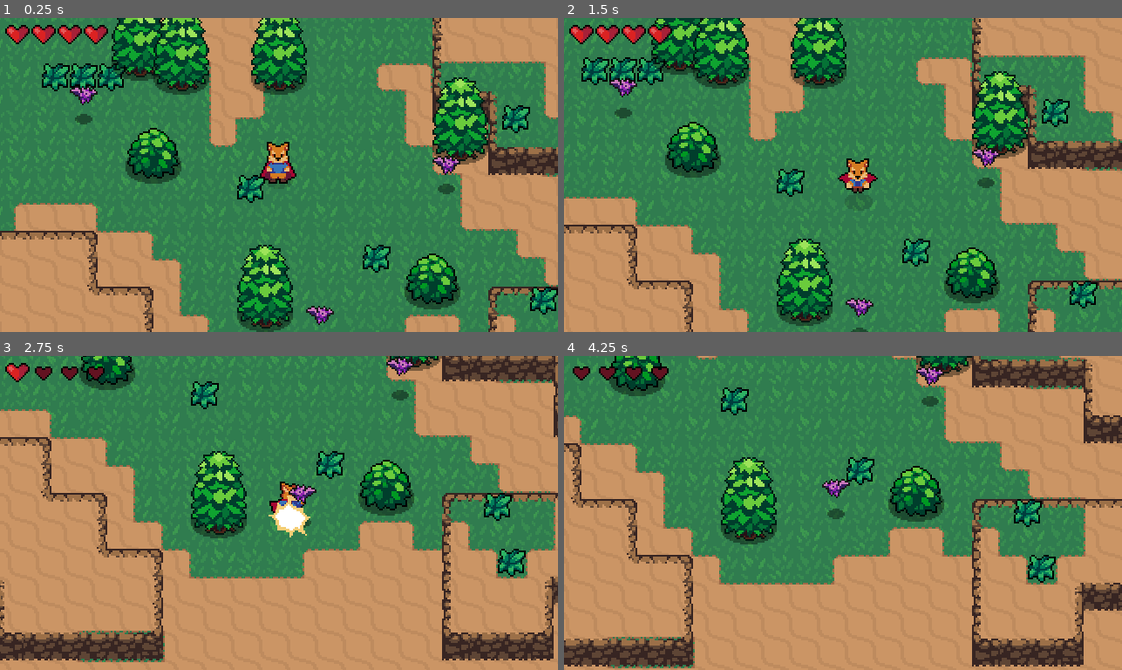
Above: before the commit, frames 1-4 (two rows, left to right).
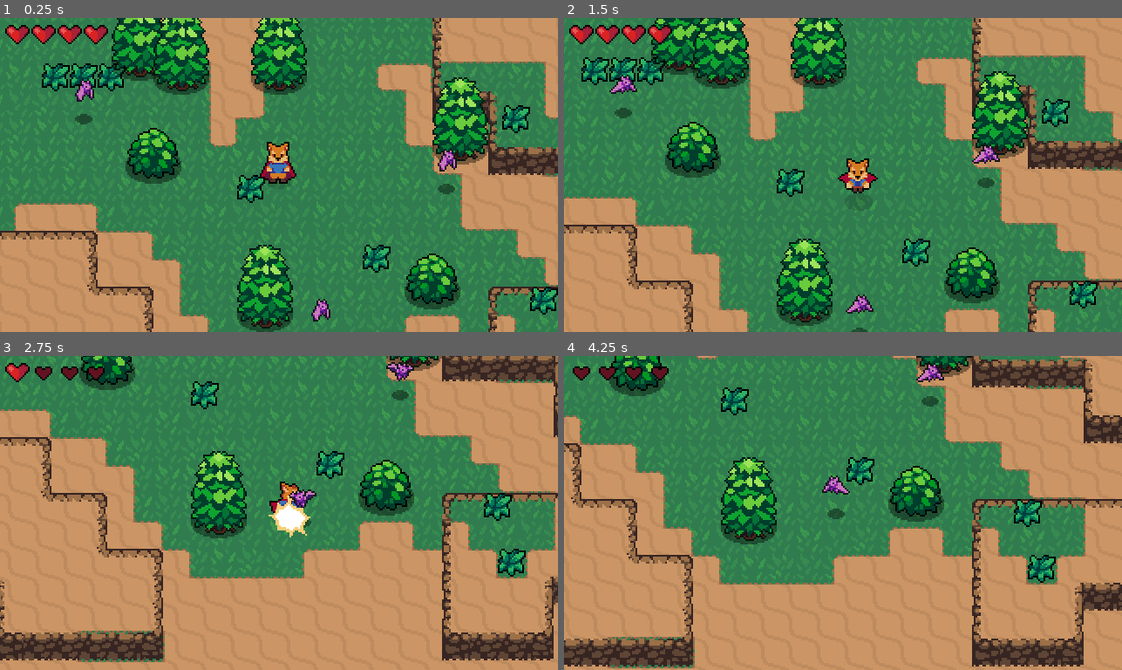
Above: after the commit, the same moments.

Repository: pedrocarne/action-game
Game: Godot game, scene res://World.tscn
Same seed, same stepped clock (60 frames per second), same inputs: the game is played once before the commit and once after it.
Inputs:
- Up to frame 1 (0.25 s): no input
- Up to frame 2 (1.5 s): hold Right (ui_right) 0.53-1.28 s; tap X (attack) at 0.6 s; hold Down (ui_down) from 1.28 s (still down); tap Z (rool) at 1.35 s
- Up to frame 3 (2.75 s): release Down (ui_down) at 2.03 s; hold Right (ui_right) from 2.03 s (still down); tap X (attack) at 2.1 s
- Up to frame 4 (4.25 s): release Right (ui_right) at 2.78 s; hold Up (ui_up) 2.78-3.53 s; tap Z (rool) at 2.85 s; hold Left (ui_left) from 3.53 s (still down); tap X (attack) at 3.6 s

The runs differ from the first frame. In frame 1, 0.6% of the frame differs, in the area x 12-83%, y 19-98%; in frame 2, 0.6%; in frame 3, 0.4%; in frame 4, 0.4%.

Commit message:
adding the wander controller

Diff:
--- a/Enemies/Bat.tscn
+++ b/Enemies/Bat.tscn
@@ -8,6 +8,7 @@
 [ext_resource path="res://Enemies/PlayerDetectionZone.tscn" type="PackedScene" id=6]
 [ext_resource path="res://Hitboxes and Hurtboxes/Hitbox.tscn" type="PackedScene" id=7]
 [ext_resource path="res://Hitboxes and Hurtboxes/SoftCollision.tscn" type="PackedScene" id=8]
+[ext_resource path="res://Enemies/WanderController.tscn" type="PackedScene" id=9]
 
 [sub_resource type="AtlasTexture" id=1]
 atlas = ExtResource( 2 )
@@ -63,7 +64,7 @@
 [node name="Sprite" type="AnimatedSprite" parent="."]
 frames = SubResource( 6 )
 animation = "Fly"
-frame = 2
+frame = 4
 playing = true
 offset = Vector2( 0, -12 )
 
@@ -71,9 +72,11 @@
 texture = ExtResource( 1 )
 
 [node name="CollisionShape2D" type="CollisionShape2D" parent="."]
+visible = false
 shape = SubResource( 7 )
 
 [node name="Hurtbox" parent="." instance=ExtResource( 3 )]
+visible = false
 scale = Vector2( 1, 1.19647 )
 collision_layer = 8
 
@@ -85,12 +88,14 @@
 max_health = 3
 
 [node name="PlayerDetectionZone" parent="." instance=ExtResource( 6 )]
+visible = false
 
 [node name="CollisionShape2D" parent="PlayerDetectionZone" index="0"]
 modulate = Color( 1, 1, 1, 0.317647 )
 shape = SubResource( 9 )
 
 [node name="Hitbox" parent="." instance=ExtResource( 7 )]
+visible = false
 collision_layer = 16
 collision_mask = 4
 
@@ -99,9 +104,12 @@
 shape = SubResource( 10 )
 
 [node name="SoftCollision" parent="." instance=ExtResource( 8 )]
+visible = false
 
 [node name="CollisionShape2D" parent="SoftCollision" index="0"]
 shape = SubResource( 11 )
+
+[node name="WanderController" parent="." instance=ExtResource( 9 )]
 
 [connection signal="area_entered" from="Hurtbox" to="." method="_on_Hurtbox_area_entered"]
 [connection signal="no_health" from="Stats" to="." method="_on_Stats_no_health"]
--- /dev/null
+++ b/Enemies/WanderController.tscn
@@ -0,0 +1,3 @@
+[gd_scene format=2]
+
+[node name="WanderController" type="Node2D"]
Not shown: 1 places in Enemies/Bat.tscn that only renumber resources
